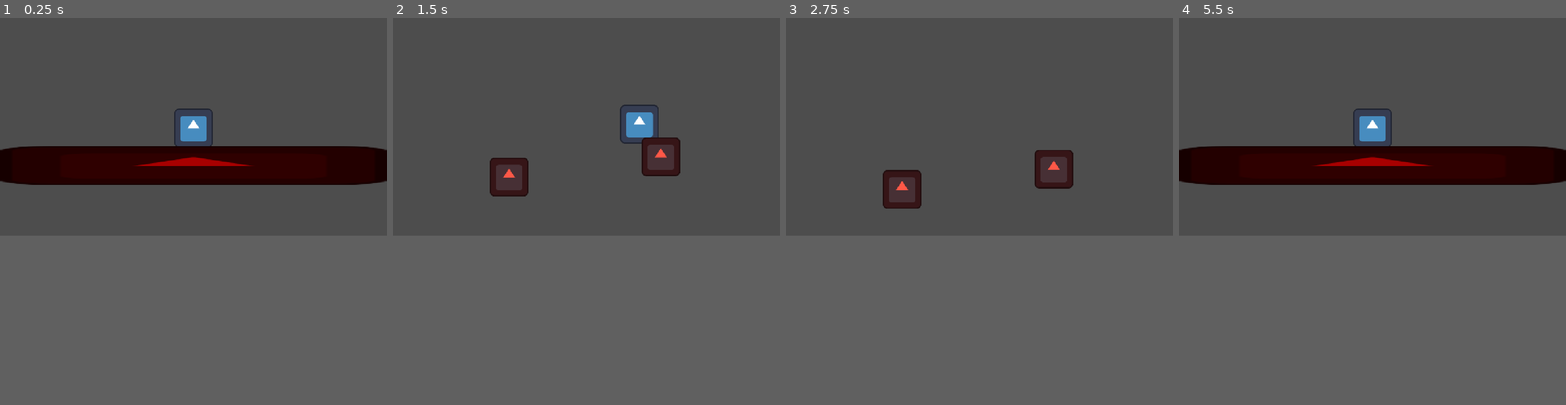
Above: before the commit, frames 1-4 (left to right).
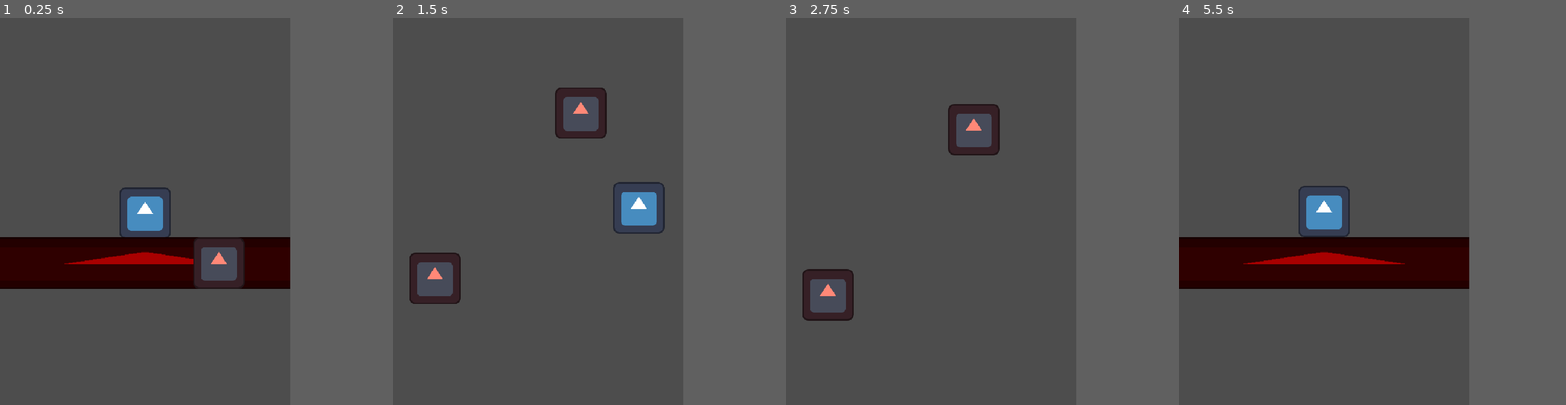
Above: after the commit, the same moments.

Repository: Lucas-Coutinho-Cunha/Gamejam-6hrs
Game: Godot game, scene res://scenes/map.tscn
Two runs of this game, one before a commit and one after it. Both use one fixed random seed, a clock stepped at 60 frames per second and the inputs below. Before the commit the project starts from res://scenes/test_lvl.tscn. The engine's default icon, where the game draws it, is replaced by a stand-in: a white triangle on a blue panel in a dark square.
Inputs (mouse positions are in pixels of both pictures, inside the frame that each line leads up to):
- Up to frame 1 (0.25 s): no input
- Up to frame 2 (1.5 s): tap Enter at 0.5 s; move the mouse to (671, 114) at 0.52 s; hold D (right) from 0.53 s (still down); tap Space (attack) at 0.6 s; tap W (bounce) at 0.8, 1.35 s; move the mouse to (509, 137) at 1.27 s
- Up to frame 3 (2.75 s): click (902, 137) at 1.55 s; move the mouse to (1018, 79) at 2.02 s; release D (right) at 2.03 s; hold A (left) from 2.03 s (still down); click (1018, 79) at 2.1 s; tap Space (attack) at 2.3 s
- Up to frame 4 (5.5 s): move the mouse to (1353, 168) at 2.77 s; release A (left) at 2.78 s; hold D (right) 2.78-4.28 s; tap Space (attack) at 2.85, 4.55, 5.1 s; tap W (bounce) at 3.05, 3.6, 5.3 s; move the mouse to (1488, 161) at 3.52 s; click (1488, 161) at 3.8 s; move the mouse to (1256, 95) at 4.27 s; hold A (left) 4.28-5.03 s; click (1256, 95) at 4.35 s; move the mouse to (1391, 126) at 5.02 s; hold D (right) from 5.03 s (still down)
In our replay, the window is 800x450 before the commit and 600x800 after it. These sizes can differ from the game's own. Grey fills any space a smaller window leaves; there, only what the larger window draws over its background counts as a difference.

The runs differ from the first frame. In frame 1, 21% of the frame differs, in the area x 0-100%, y 23-70%; in frame 2, 5.5%; in frame 3, 4.0%; in frame 4, 21%.

Commit message:
buncha stuff

Diff:
--- a/project.godot
+++ b/project.godot
@@ -17,8 +17,8 @@
 
 [display]
 
-window/size/viewport_width=1280
-window/size/viewport_height=720
+window/size/viewport_width=720
+window/size/viewport_height=960
 window/stretch/mode="canvas_items"
 window/stretch/aspect="expand"
 
@@ -67,6 +67,7 @@
 
 [rendering]
 
+textures/canvas_textures/default_texture_filter=0
 rendering_device/driver.windows="d3d12"
 renderer/rendering_method="gl_compatibility"
 renderer/rendering_method.mobile="gl_compatibility"
--- a/scenes/enemy.tscn
+++ b/scenes/enemy.tscn
@@ -11,12 +11,17 @@
 [sub_resource type="CircleShape2D" id="CircleShape2D_44saq"]
 radius = 64.0
 
-[node name="Enemy" type="Sprite2D" unique_id=2040678755 groups=["Enemy"]]
+[sub_resource type="ShaderMaterial" id="ShaderMaterial_4ra3w"]
+shader = ExtResource("1_md0e3")
+shader_parameter/tint = Color(1, 0.5336117, 0.4686132, 1)
+
+[node name="Enemy" type="Area2D" unique_id=1609485321 groups=["Enemy"]]
 material = SubResource("ShaderMaterial_54ioy")
-texture = ExtResource("2_4ra3w")
 script = ExtResource("3_4ra3w")
 
-[node name="Area2D" type="Area2D" parent="." unique_id=34118602]
+[node name="CollisionShape2D" type="CollisionShape2D" parent="." unique_id=825200618]
+shape = SubResource("CircleShape2D_44saq")
 
-[node name="CollisionShape2D" type="CollisionShape2D" parent="Area2D" unique_id=825200618]
-shape = SubResource("CircleShape2D_44saq")
+[node name="Sprite2D" type="Sprite2D" parent="." unique_id=216471785]
+material = SubResource("ShaderMaterial_4ra3w")
+texture = ExtResource("2_4ra3w")
--- /dev/null
+++ b/scenes/map.tscn
@@ -0,0 +1,47 @@
+[gd_scene format=3 uid="uid://c7f5vbdmbiojs"]
+
+[ext_resource type="Script" uid="uid://uw563shloq3m" path="res://scripts/map.gd" id="1_2lpho"]
+[ext_resource type="FontFile" uid="uid://csuxfkxd47gyw" path="res://assets/Hellshunx.ttf" id="2_jh32y"]
+[ext_resource type="PackedScene" uid="uid://be8qbmt0fe144" path="res://scenes/player.tscn" id="2_nakos"]
+[ext_resource type="Shader" uid="uid://dlt7iso3hpytb" path="res://shaders/tint.gdshader" id="3_jh32y"]
+[ext_resource type="Texture2D" uid="uid://4q335xxs2p" path="res://icon.svg" id="4_be0no"]
+[ext_resource type="PackedScene" uid="uid://cohiqpndtgam" path="res://scenes/enemy.tscn" id="5_blm8a"]
+[ext_resource type="AudioStream" uid="uid://hansvlw5yy6d" path="res://audio/died.wav" id="6_mlgqr"]
+
+[sub_resource type="ShaderMaterial" id="ShaderMaterial_44saq"]
+shader = ExtResource("3_jh32y")
+shader_parameter/tint = Color(0.65882355, 0, 0, 1)
+
+[sub_resource type="RectangleShape2D" id="RectangleShape2D_44saq"]
+
+[node name="Map" type="Node2D" unique_id=425054828 node_paths=PackedStringArray("player", "camera")]
+script = ExtResource("1_2lpho")
+player = NodePath("Player")
+camera = NodePath("Camera2D")
+max_fall_distance = 800.0
+lose_font = ExtResource("2_jh32y")
+
+[node name="Player" parent="." unique_id=308075839 instance=ExtResource("2_nakos")]
+position = Vector2(0, -128)
+
+[node name="Camera2D" type="Camera2D" parent="." unique_id=2070369066]
+
+[node name="Floor" type="Sprite2D" parent="." unique_id=1230030529]
+material = SubResource("ShaderMaterial_44saq")
+scale = Vector2(10, 1)
+texture = ExtResource("4_be0no")
+
+[node name="StaticBody2D" type="StaticBody2D" parent="Floor" unique_id=1985383534]
+
+[node name="CollisionShape2D" type="CollisionShape2D" parent="Floor/StaticBody2D" unique_id=651548873]
+scale = Vector2(6, 6)
+shape = SubResource("RectangleShape2D_44saq")
+
+[node name="Enemy" parent="." unique_id=2040678755 instance=ExtResource("5_blm8a")]
+position = Vector2(-256, -837)
+
+[node name="Enemy5" parent="." unique_id=125352683 instance=ExtResource("5_blm8a")]
+position = Vector2(106, -1247)
+
+[node name="Died" type="AudioStreamPlayer" parent="." unique_id=1647516784]
+stream = ExtResource("6_mlgqr")
--- a/scenes/player.tscn
+++ b/scenes/player.tscn
@@ -2,17 +2,20 @@
 
 [ext_resource type="Script" uid="uid://dymxf0txidqa8" path="res://scripts/player.gd" id="1_3vyb7"]
 [ext_resource type="Texture2D" uid="uid://4q335xxs2p" path="res://icon.svg" id="2_g2els"]
+[ext_resource type="AudioStream" uid="uid://dx2vgduklmjbu" path="res://audio/attack.wav" id="3_tuyoq"]
+[ext_resource type="AudioStream" uid="uid://dhee5q7xr2ofd" path="res://audio/jump.wav" id="5_smehm"]
+[ext_resource type="AudioStream" uid="uid://cqodr7ubb13mu" path="res://audio/Ride of the Valkyries.mp3" id="6_tuyoq"]
+[ext_resource type="AudioStream" uid="uid://b22njy5vvcubf" path="res://audio/kill.wav" id="6_ur7pv"]
 
 [sub_resource type="RectangleShape2D" id="RectangleShape2D_g2els"]
 size = Vector2(128, 128)
 
-[sub_resource type="CircleShape2D" id="CircleShape2D_dqkch"]
-radius = 64.0
+[sub_resource type="RectangleShape2D" id="RectangleShape2D_dqkch"]
+size = Vector2(192, 128)
 
 [node name="Player" type="CharacterBody2D" unique_id=308075839]
 script = ExtResource("1_3vyb7")
-jump_velocity = 15.0
-bounce_velocity = 10.0
+wrap_right = 720.0
 
 [node name="Collision" type="CollisionShape2D" parent="." unique_id=893380359]
 shape = SubResource("RectangleShape2D_g2els")
@@ -23,5 +26,18 @@
 [node name="AttackBox" type="Area2D" parent="." unique_id=510539075]
 
 [node name="CollisionShape2D" type="CollisionShape2D" parent="AttackBox" unique_id=360559258]
-position = Vector2(0, 64)
-shape = SubResource("CircleShape2D_dqkch")
+position = Vector2(0, 128)
+shape = SubResource("RectangleShape2D_dqkch")
+
+[node name="Attack" type="AudioStreamPlayer" parent="." unique_id=323603500]
+stream = ExtResource("3_tuyoq")
+
+[node name="Jump" type="AudioStreamPlayer" parent="." unique_id=758799131]
+stream = ExtResource("5_smehm")
+
+[node name="Kill" type="AudioStreamPlayer" parent="." unique_id=497684754]
+stream = ExtResource("6_ur7pv")
+
+[node name="RideOfTheValkyries" type="AudioStreamPlayer" parent="." unique_id=1658368297]
+stream = ExtResource("6_tuyoq")
+volume_db = -6.0
--- a/scenes/test_lvl.tscn
+++ /dev/null
@@ -1,40 +0,0 @@
-[gd_scene format=3 uid="uid://c7f5vbdmbiojs"]
-
-[ext_resource type="Script" uid="uid://uw563shloq3m" path="res://scripts/map.gd" id="1_ar2xt"]
-[ext_resource type="Texture2D" uid="uid://4q335xxs2p" path="res://icon.svg" id="1_gpf4c"]
-[ext_resource type="PackedScene" uid="uid://be8qbmt0fe144" path="res://scenes/player.tscn" id="2_n1f72"]
-[ext_resource type="Shader" uid="uid://dlt7iso3hpytb" path="res://shaders/tint.gdshader" id="3_xfjps"]
-[ext_resource type="PackedScene" uid="uid://cohiqpndtgam" path="res://scenes/enemy.tscn" id="5_vrbj3"]
-
-[sub_resource type="ShaderMaterial" id="ShaderMaterial_44saq"]
-shader = ExtResource("3_xfjps")
-shader_parameter/tint = Color(0.65882355, 0, 0, 1)
-
-[sub_resource type="RectangleShape2D" id="RectangleShape2D_44saq"]
-
-[node name="TestLvl" type="Node2D" unique_id=425054828 node_paths=PackedStringArray("player", "camera")]
-script = ExtResource("1_ar2xt")
-player = NodePath("Player")
-camera = NodePath("Camera2D")
-
-[node name="Player" parent="." unique_id=308075839 instance=ExtResource("2_n1f72")]
-position = Vector2(0, -128)
-
-[node name="Camera2D" type="Camera2D" parent="." unique_id=2070369066]
-
-[node name="Floor" type="Sprite2D" parent="." unique_id=1230030529]
-material = SubResource("ShaderMaterial_44saq")
-scale = Vector2(10, 1)
-texture = ExtResource("1_gpf4c")
-
-[node name="StaticBody2D" type="StaticBody2D" parent="Floor" unique_id=1985383534]
-
-[node name="CollisionShape2D" type="CollisionShape2D" parent="Floor/StaticBody2D" unique_id=651548873]
-scale = Vector2(6, 6)
-shape = SubResource("RectangleShape2D_44saq")
-
-[node name="Enemy" parent="." unique_id=2040678755 instance=ExtResource("5_vrbj3")]
-position = Vector2(-256, -837)
-
-[node name="Enemy2" parent="." unique_id=1256287909 instance=ExtResource("5_vrbj3")]
-position = Vector2(246, -904)
--- a/scripts/enemy.gd
+++ b/scripts/enemy.gd
@@ -1,4 +1,4 @@
-class_name Enemy extends Node
+class_name Enemy extends Area2D
 
 @export var deals_damage_on_contact: bool = false
 
@@ -8,9 +8,18 @@
 var player: Player
 var is_alive: bool = true
 
+
+func _process(delta: float) -> void:
+	if not is_alive:
+		rotation += 0.2
+		scale -= Vector2(0.01, 0.01)
+		if rotation > 20:
+			queue_free()
+
+
 func attack() -> void:
 	pass
 
 
 func die() -> void:
-	print("YEOWCH")
+	is_alive = false
--- a/scripts/map.gd
+++ b/scripts/map.gd
@@ -1,43 +1,48 @@
 class_name Map
 extends Node2D
-## Vertical scroller map: the camera only scrolls upward, and if the player
-## falls too far below their highest point they lose and the level reloads.
+
+@onready var died: AudioStreamPlayer = $Died
 
 signal player_lost
 
 @export var player: Player
 @export var camera: Camera2D
-## How far (in pixels) below their highest point the player may fall.
 @export var max_fall_distance: float = 600.0
-## Seconds to wait before reloading (long enough to read the message).
 @export var reload_delay: float = 2.5
 @export var lose_text: String = "Hell claims you once more..."
-## Optional: assign a bubbly/cartoony font for the lose text.
 @export var lose_font: Font
+
+@export var map_height: int = 10000
+
 
 var highest_y: float = 0.0
 var lost: bool = false
 
+var enemy: PackedScene = preload("res://scenes/enemy.tscn")
+var enemy_instance: Node2D
 
 func _ready() -> void:
 	highest_y = player.global_position.y
+	for i: int in range(map_height):
+		if i % 500 == 0:
+			enemy_instance = enemy.instantiate()
+			enemy_instance.position.x = randi_range(120, 600)
+			enemy_instance.position.y = i
+			add_child(enemy_instance)
 
 
 func _physics_process(_delta: float) -> void:
 	if lost:
-		return # Camera stays frozen where the player was last.
-
+		return
 	highest_y = minf(highest_y, player.global_position.y)
-
-	# Camera scrolls up with the player, never down.
 	camera.global_position.y = minf(camera.global_position.y, player.global_position.y)
-
 	if player.global_position.y > highest_y + max_fall_distance:
 		_lose()
 
 
 func _lose() -> void:
 	lost = true
+	died.play()
 	player_lost.emit()
 	_show_lose_text()
 	await get_tree().create_timer(reload_delay).timeout
@@ -50,8 +55,8 @@
 
 	var settings: LabelSettings = LabelSettings.new()
 	settings.font = lose_font
-	settings.font_size = 72
-	settings.font_color = Color("ffd23f")
+	settings.font_size = 128
+	settings.font_color = Color("ff453fff")
 	settings.outline_size = 28
 	settings.outline_color = Color("7a1b1b")
 	settings.shadow_size = 10
@@ -69,13 +74,12 @@
 	label.pivot_offset = get_viewport().get_visible_rect().size / 2.0
 	label.scale = Vector2.ZERO
 
-	# Bouncy pop-in, then a gentle wobble.
 	var pop: Tween = label.create_tween()
 	pop.tween_property(label, "scale", Vector2.ONE, 0.6) \
 		.set_trans(Tween.TRANS_ELASTIC).set_ease(Tween.EASE_OUT)
 
 	var wobble: Tween = label.create_tween().set_loops()
-	wobble.tween_property(label, "rotation", 0.04, 0.5) \
+	wobble.tween_property(label, "rotation", 0.04, 0.8) \
 		.set_trans(Tween.TRANS_SINE).set_ease(Tween.EASE_IN_OUT)
-	wobble.tween_property(label, "rotation", -0.04, 0.5) \
+	wobble.tween_property(label, "rotation", -0.04, 0.8) \
 		.set_trans(Tween.TRANS_SINE).set_ease(Tween.EASE_IN_OUT)
--- a/scripts/player.gd
+++ b/scripts/player.gd
@@ -4,14 +4,21 @@
 enum State { NORMAL, DASH }
 
 @export_group("Movement")
-@export var max_speed: float = 220.0
+@export var max_speed: float = 330.0
 @export var acceleration: float = 1400.0
 @export var friction: float = 900.0
 @export var gravity: float = 1100.0
-@export var jump_velocity: float = -380.0
+@export var jump_velocity: float = 15
 
 @export_group("Bounce")
-@export var bounce_velocity: float = -650.0
+@export var bounce_velocity: float = 10
+
+@export_group("Attack")
+@export var attack_cooldown: float = 0.3
+
+@export_group("Wrap")
+@export var wrap_left: float = 0.0
+@export var wrap_right: float = 1152.0
 
 @export_group("Dash")
 @export var dash_speed: float = 720.0
@@ -19,7 +26,12 @@
 @export_range(0.0, 1.0) var dash_end_momentum: float = 0.35
 @export var kills_per_dash: int = 3
 
+@onready var sprite: Sprite2D = $Sprite2D
 @onready var attackbox: Area2D = $AttackBox
+@onready var attack: AudioStreamPlayer = $Attack
+@onready var jump: AudioStreamPlayer = $Jump
+@onready var kill: AudioStreamPlayer = $Kill
+@onready var valkyries: AudioStreamPlayer = $RideOfTheValkyries
 
 var state: State = State.NORMAL
 var launched: bool = false
@@ -28,16 +40,26 @@
 var facing: float = 1.0
 var dash_dir: Vector2 = Vector2.RIGHT
 var dash_time_left: float = 0.0
+var attack_cooldown_left: float = 0.0
+var ghost: Sprite2D
+
+
+func _ready() -> void:
+	ghost = sprite.duplicate() as Sprite2D
+	add_child(ghost)
 
 
 func _physics_process(delta: float) -> void:
+	attack_cooldown_left = maxf(attack_cooldown_left - delta, 0.0)
 	var input_x: float = Input.get_axis("left", "right")
+
 	match state:
 		State.NORMAL:
 			_state_normal(delta, input_x)
 		State.DASH:
 			_state_dash(delta)
-	_check_enemies()
+
+	_wrap_around()
 
 
 func _state_normal(delta: float, input_x: float) -> void:
@@ -47,13 +69,54 @@
 		if Input.is_action_just_pressed("dash") and has_dash:
 			_start_dash(input_x)
 			return
+		_try_attack()
 		var rate: float = acceleration if input_x != 0.0 else friction
 		velocity.x = move_toward(velocity.x, input_x * max_speed, rate * delta)
 	elif Input.is_action_just_pressed("bounce") and is_on_floor():
 		velocity.y = jump_velocity * -100
 		launched = true
+		valkyries.play()
+		jump.play()
+
 	velocity.y += gravity * delta
 	move_and_slide()
+
+
+func _wrap_around() -> void:
+	var width: float = wrap_right - wrap_left
+	if global_position.x < wrap_left:
+		global_position.x += width
+	elif global_position.x > wrap_right:
+		global_position.x -= width
+
+	var near_left: bool = global_position.x < wrap_left + width / 2.0
+	ghost.position = sprite.position + Vector2(width if near_left else -width, 0.0)
+	ghost.flip_h = sprite.flip_h
+	ghost.frame = sprite.frame
+
+
+func _try_attack() -> void:
+	if not Input.is_action_just_pressed("attack") or attack_cooldown_left > 0.0:
+		return
+	attack_cooldown_left = attack_cooldown
+	attack.play()
+
+	var areas: Array[Area2D] = attackbox.get_overlapping_areas()
+	print(areas)
+	if areas.is_empty():
+		return
+	var enemy: Enemy = areas[0] as Enemy
+	if enemy == null:
+		return
+
+	enemy.die()
+	kill.play()
+	velocity.y = bounce_velocity * -100
+
+	kills += 1
+	if kills >= kills_per_dash:
+		kills = 0
+		has_dash = true
 
 
 func _start_dash(input_x: float) -> void:
@@ -71,23 +134,3 @@
 	if dash_time_left <= 0.0:
 		state = State.NORMAL
 		velocity = dash_dir * dash_speed * dash_end_momentum
-
-
-func _check_enemies() -> void:
-	for enemy: Node2D in attackbox.get_overlapping_areas():
-		if not enemy.is_in_group("Enemy"):
-			continue
-		print("fuh")
-		enemy.remove_from_group("Enemy")
-		if enemy.has_method("die"):
-			enemy.call("die")
-		else:
-			enemy.queue_free()
-
-		if state == State.NORMAL:
-			velocity.y = bounce_velocity * -100
-
-		kills += 1
-		if kills >= kills_per_dash:
-			kills = 0
-			has_dash = true
Binary file added: assets/Hellshunx.ttf
Not shown, added: assets/Hellshunx.ttf.import
Not shown, added: audio/Ride of the Valkyries.mp3.import
Not shown, added: audio/attack.wav.import
Not shown, added: audio/died.wav.import
Not shown, added: audio/jump.wav.import
Not shown, added: audio/kill.wav.import
Renamed: scenes/MainMenu.tscn -> scenes/menu.tscn
Not shown, added: audio/Ride of the Valkyries.mp3
Not shown, added: audio/attack.wav
Not shown, added: audio/died.wav
Not shown, added: audio/jump.wav
(and 1 more such lines)
